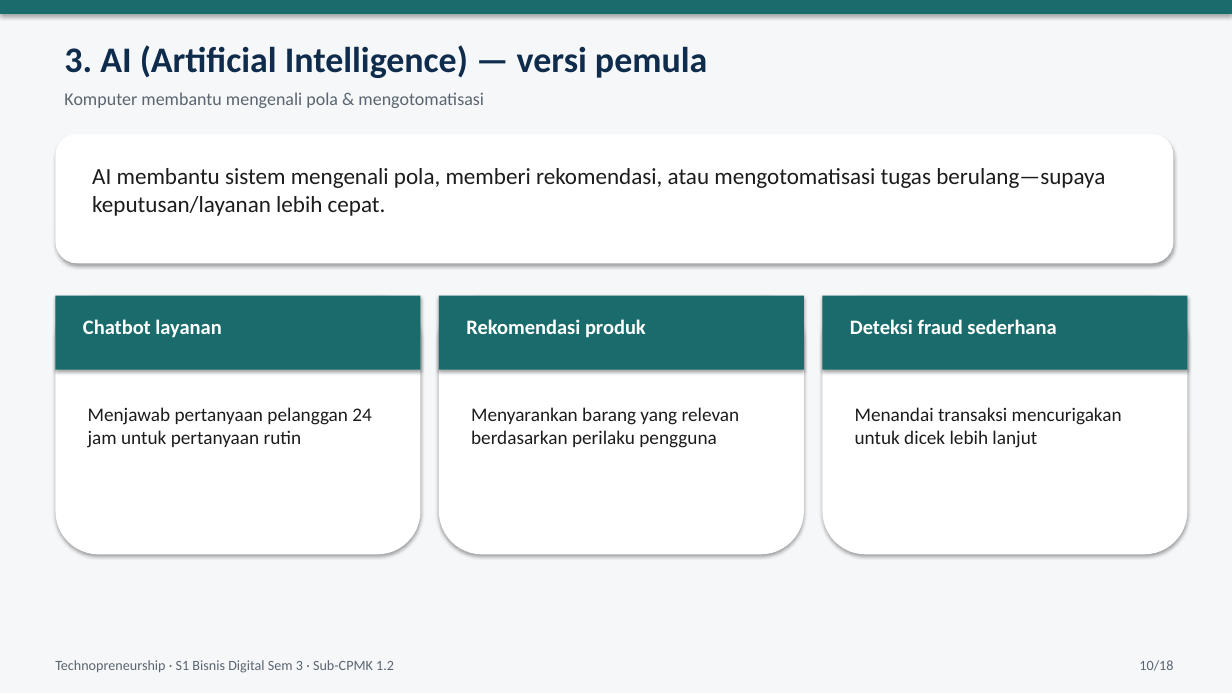
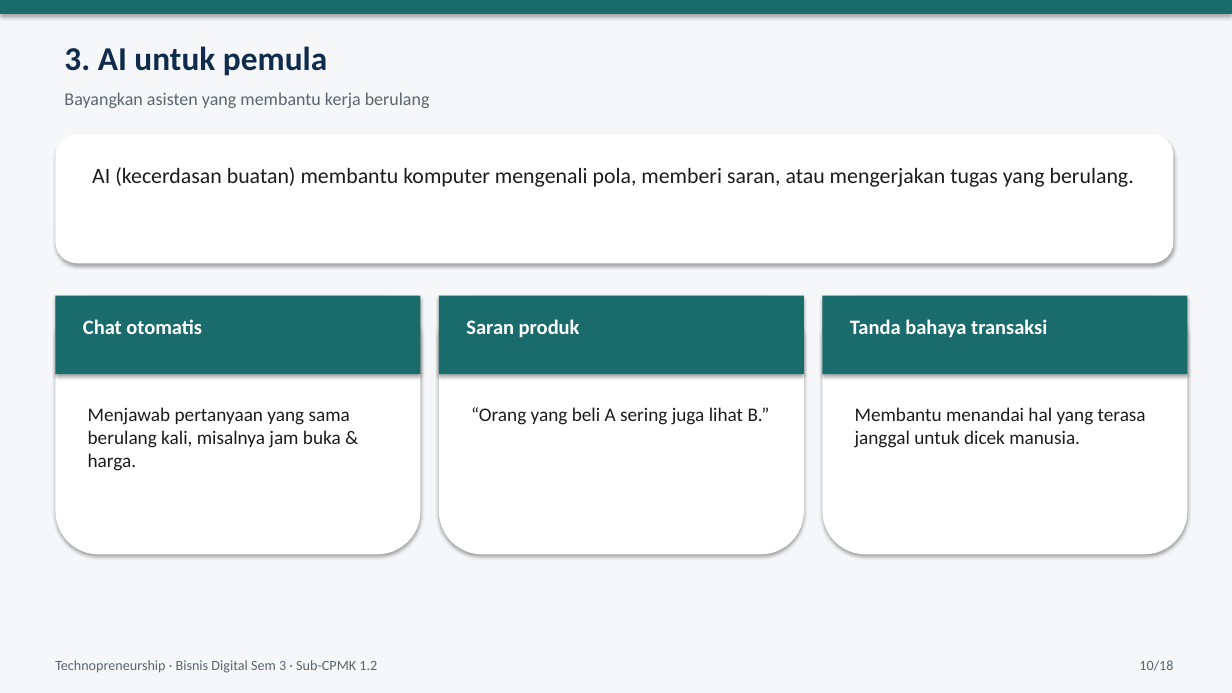
Before and after one commit to yusepa165-hue/Latihan-1, a slide deck: slide 10 of materi-technopreneurship/ppt/PPT02_SubCPMK_1_2_Platform_Fintech_AI_IoT.pptx. Drawn at 1232x693 pixels with LibreOffice and Linux fonts; fonts in the diff are those of the drawing. Boxes give left, top, right and bottom in pixels: in the first picture for what was removed or moved away, otherwise in the second. Text is boxed around its words. In the diff, an @@ line names an element or a change of style, - is before the commit and + after.

```diff
--- a/materi-technopreneurship/ppt/PPT02_SubCPMK_1_2_Platform_Fintech_AI_IoT.pptx
+++ b/materi-technopreneurship/ppt/PPT02_SubCPMK_1_2_Platform_Fintech_AI_IoT.pptx
@@ text at [64,46,327,76]: text changed; size 28 to 26 pt @@
-3. AI (Artificial Intelligence) — versi pemula
+3. AI untuk pemula
@@ text at [64,92,430,108]: text changed @@
-Komputer membantu mengenali pola & mengotomatisasi
+Bayangkan asisten yang membantu kerja berulang
@@ text at [92,167,1134,187]: text changed; size 18 to 17 pt @@
-AI membantu sistem mengenali pola, memberi rekomendasi, atau mengotomatisasi tugas berulang—supaya keputusan/layanan lebih cepat.
+AI (kecerdasan buatan) membantu komputer mengenali pola, memberi saran, atau mengerjakan tugas yang berulang.
@@ rectangle: place and size @@
-rectangle at [55,296,421,370]
+rectangle at [55,296,421,374]
@@ rectangle: place and size @@
-rectangle at [439,296,804,370]
+rectangle at [439,296,804,374]
@@ rectangle: place and size @@
-rectangle at [823,296,1188,370]
+rectangle at [823,296,1188,374]
@@ text at [83,319,202,334]: text changed @@
-Chatbot layanan
+Chat otomatis
@@ text at [466,319,580,338]: text changed @@
-Rekomendasi produk
+Saran produk
@@ text at [850,319,1047,338]: text changed @@
-Deteksi fraud sederhana
+Tanda bahaya transaksi
@@ text at [88,407,350,471]: text changed @@
-Menjawab pertanyaan pelanggan 24 jam untuk pertanyaan rutin
+Menjawab pertanyaan yang sama berulang kali, misalnya jam buka & harga.
@@ text at [471,407,770,425]: text changed @@
-Menyarankan barang yang relevan berdasarkan perilaku pengguna
+“Orang yang beli A sering juga lihat B.”
@@ text at [855,407,1146,448]: text changed @@
-Menandai transaksi mencurigakan untuk dicek lebih lanjut
+Membantu menandai hal yang terasa janggal untuk dicek manusia.
@@ text at [55,660,377,673]: text changed @@
-Technopreneurship · S1 Bisnis Digital Sem 3 · Sub-CPMK 1.2
+Technopreneurship · Bisnis Digital Sem 3 · Sub-CPMK 1.2
```
Also in this commit, not shown: 17 other slides changed, 1 other file.
